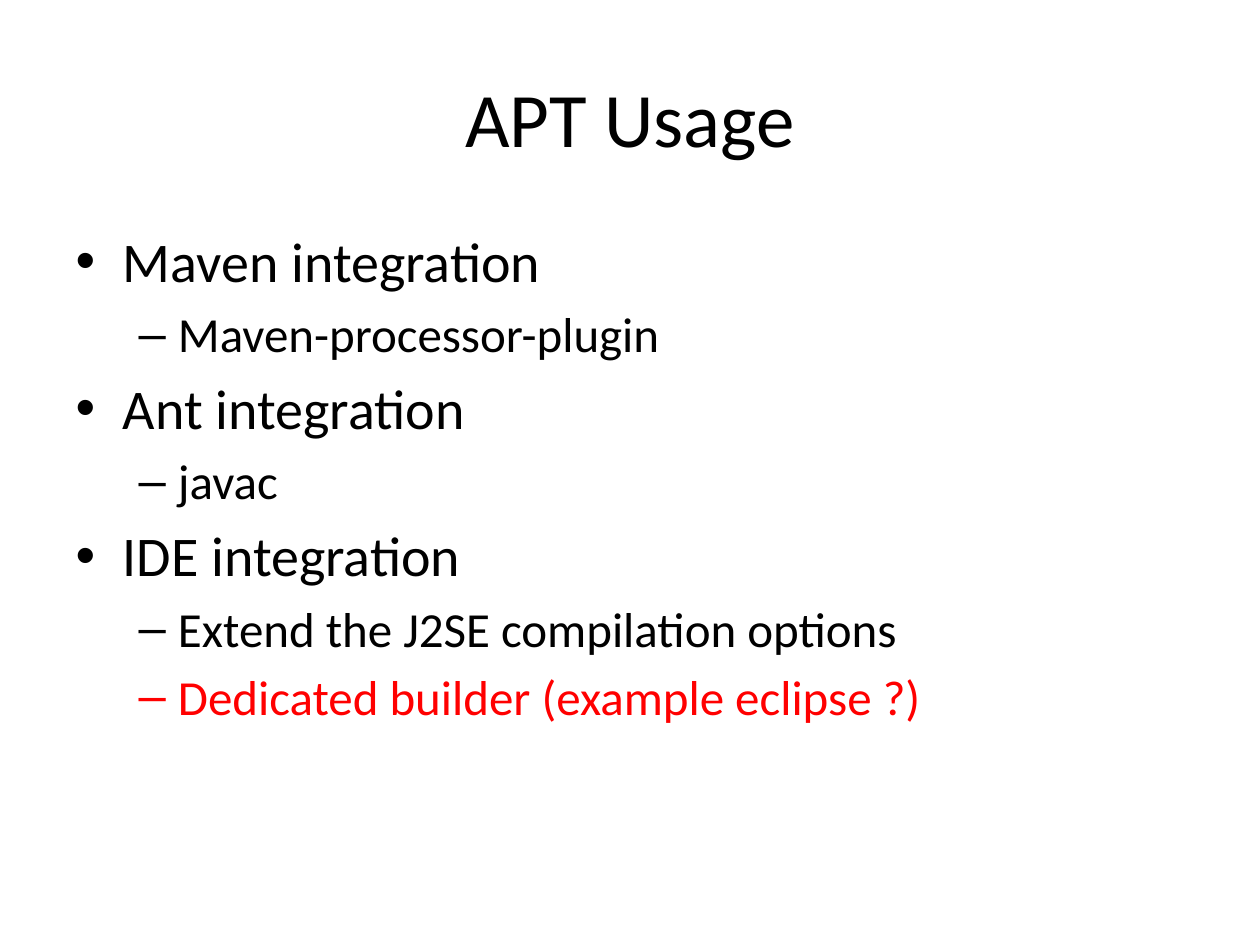
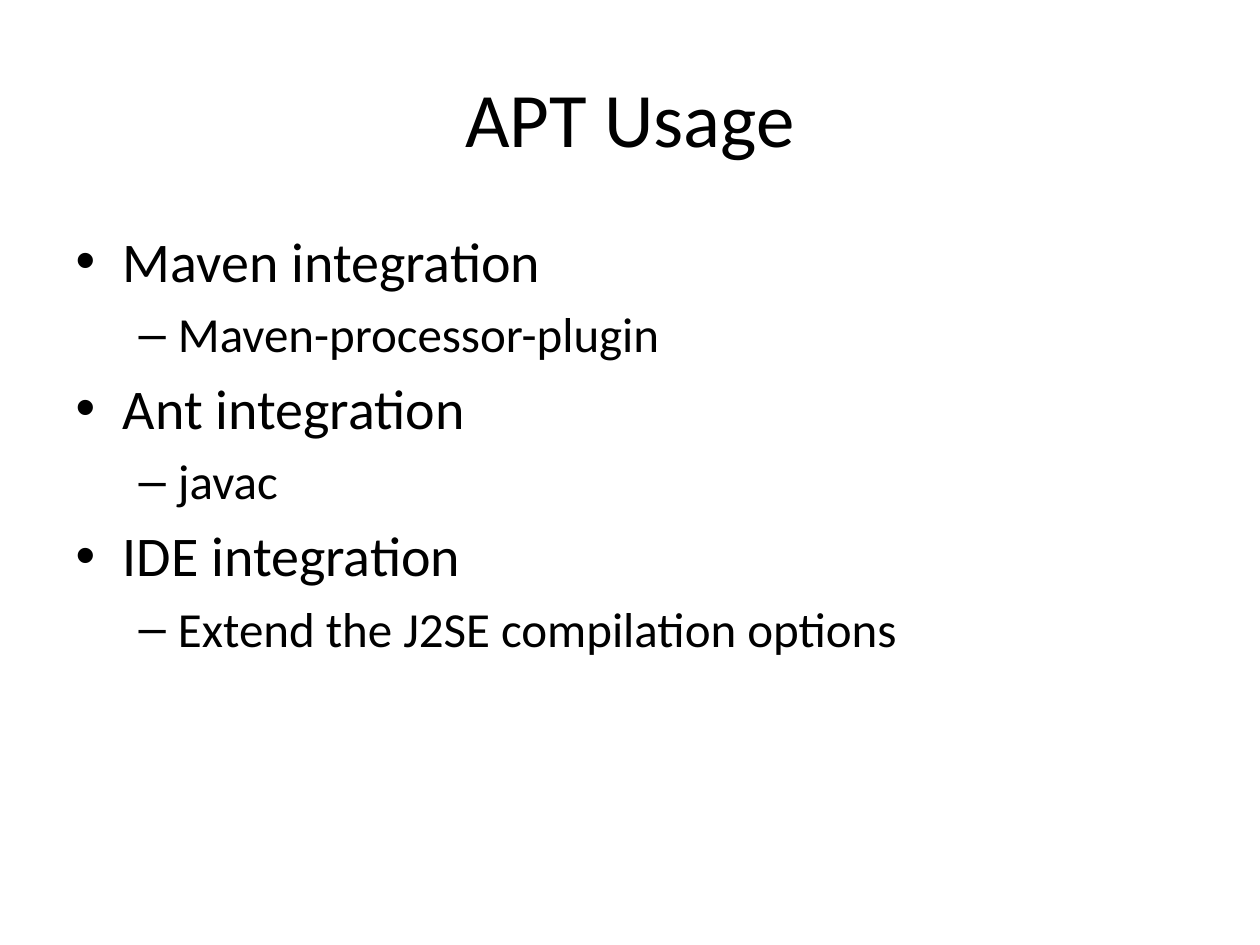
Before and after one commit to dbaeli/ez18n, a slide deck: slide 23 of ez18n-slides/javaone-2012/ez18n_javaone2012.pptx (slide 22 before the commit). Drawn at 1260x945 pixels with LibreOffice and Linux fonts; fonts in the diff are those of the drawing; background and template pictures are left out. Boxes give left, top, right and bottom in pixels: in the first picture for what was removed or moved away, otherwise in the second. Text is boxed around its words. In the diff, an @@ line names an element or a change of style, - is before the commit and + after.

```diff
--- a/ez18n-slides/javaone-2012/ez18n_javaone2012.pptx
+++ b/ez18n-slides/javaone-2012/ez18n_javaone2012.pptx
@@ text at <box>178,679,871,723</box>: paragraph removed @@
-  – Dedicated builder (example eclipse ?)
```
Also in this commit, not shown: 12 other slides changed, 2 slides added, 3 slides removed, 5 other files.
